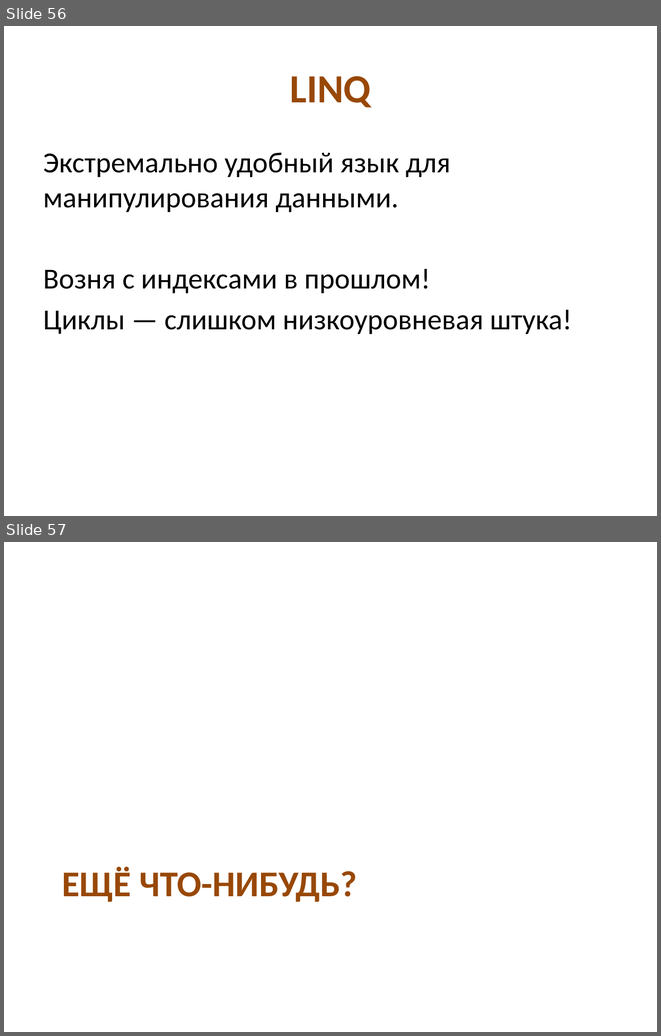
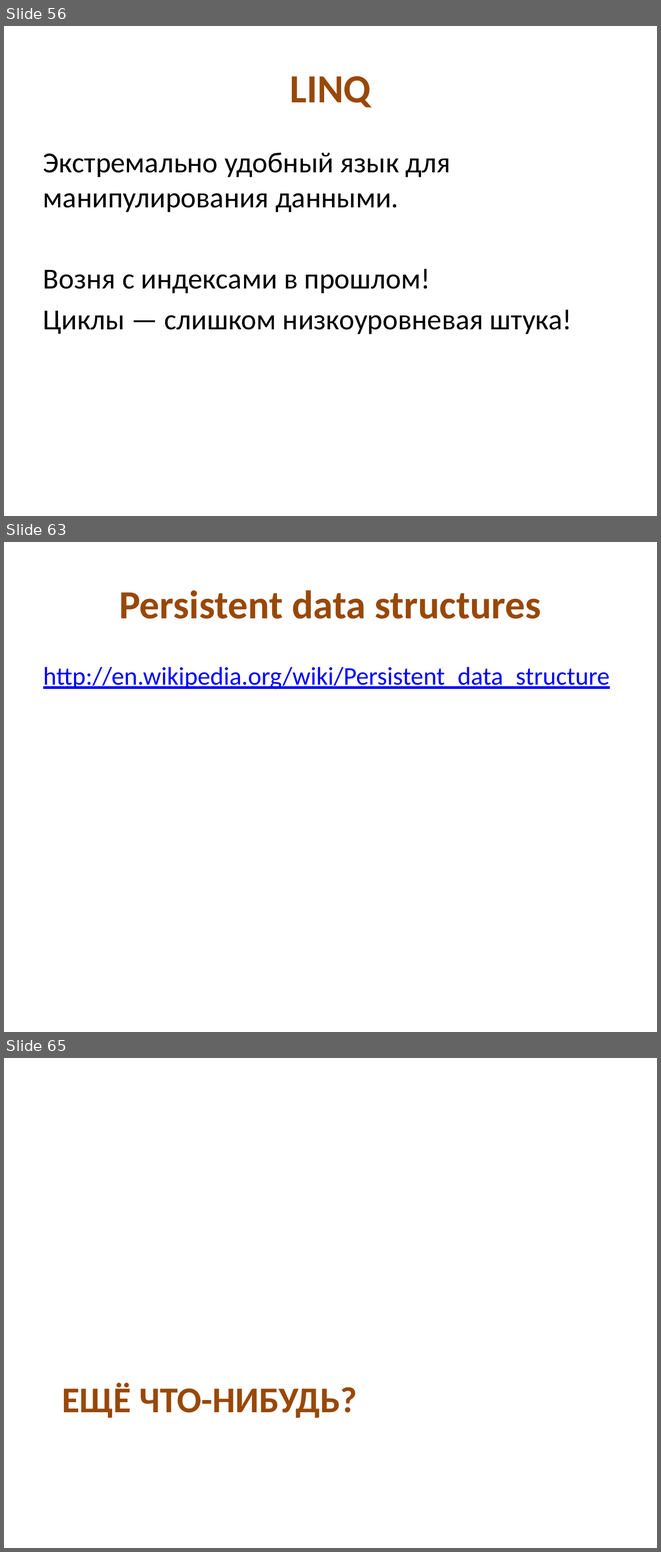
Before and after one commit to kontur-edu/kampus-ekb-2013-11, a slide deck: 02-CleanCode&Testing/CleanCode.pptx. Shown one above the other, each under a label of ours: slides 56 and 57 before the commit, slides 56, 63 and 65 after it; the slides between them are not shown. The pictures are 661x1036 and 661x1552 pixels, drawn with LibreOffice and Linux fonts; fonts in the diff are those of the drawing. Boxes give left, top, right and bottom in pixels: in the first picture for what was removed or moved away, otherwise in the second. Text is boxed around its words. In the diff, an @@ line names an element or a change of style, - is before the commit and + after.

```diff
--- a/02-CleanCode&Testing/CleanCode.pptx
+++ b/02-CleanCode&Testing/CleanCode.pptx
@@ slide 63 added at bbox=[4, 542, 657, 1032], background #FFFFFF @@
@@ title added at bbox=[119, 590, 541, 619], 44 pt, text #984807, bold @@
+Persistent data structures
@@ text added at bbox=[43, 667, 610, 689], 28 pt, text #0000FF, underline @@
+http://en.wikipedia.org/wiki/Persistent_data_structure
@@ what was slide 57 is now slide 65 @@
```
Also in this commit, not shown: 6 slides changed, 7 other slides added, 2 other files.
